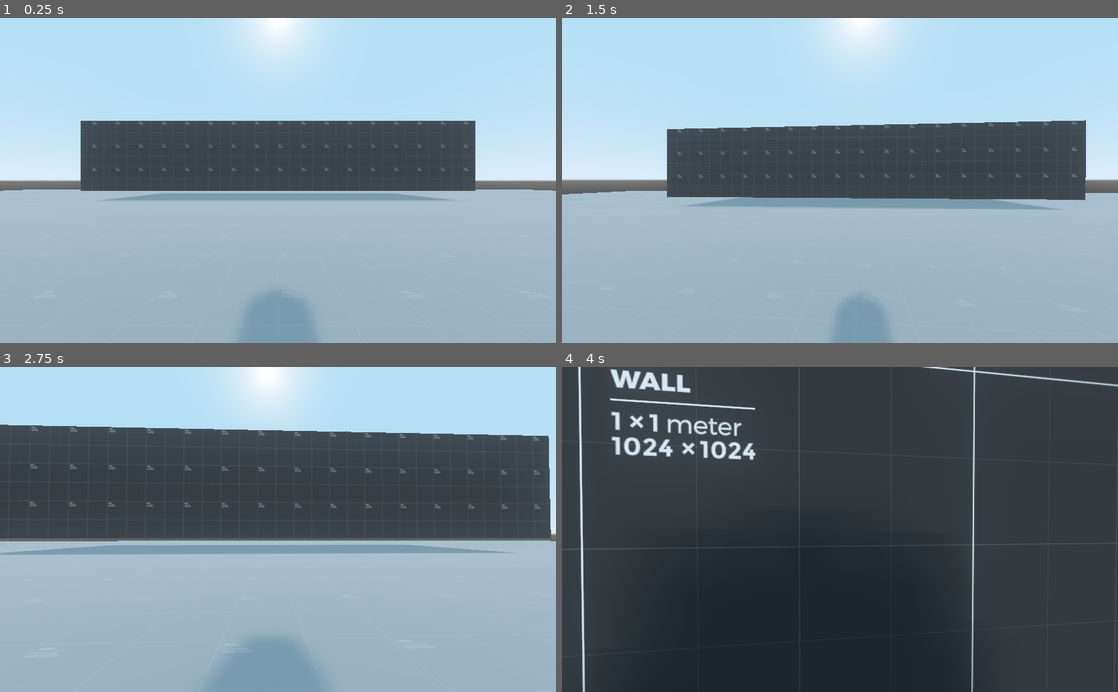
Above: before the commit, frames 1-4 (two rows, left to right).
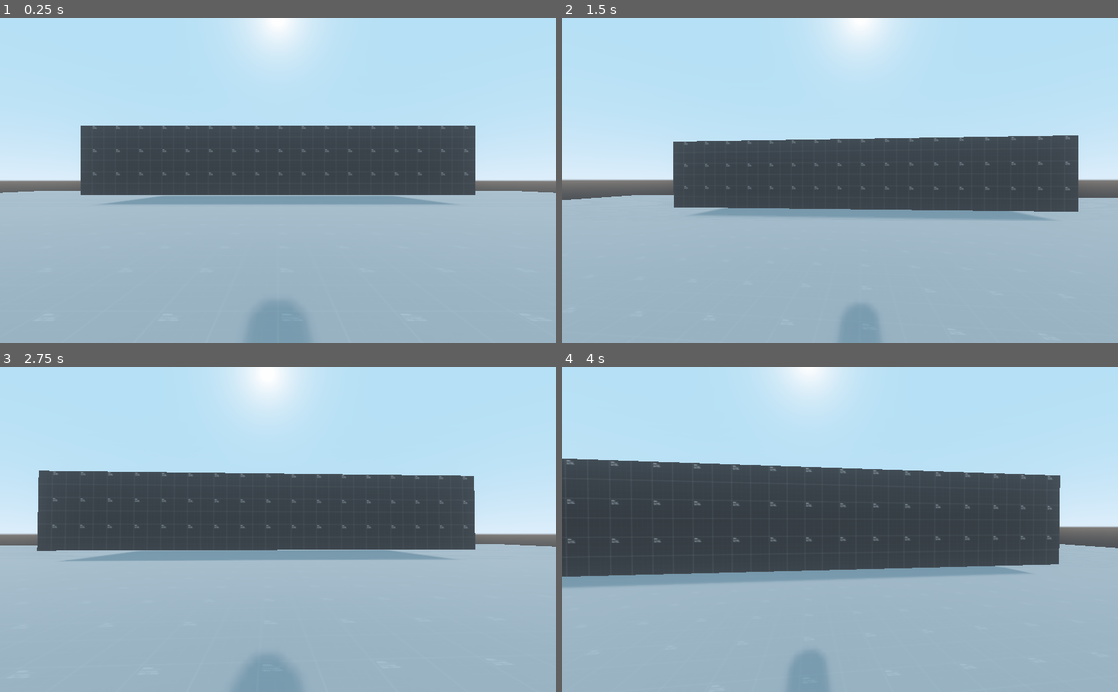
Above: after the commit, the same moments.

Repository: kpfriesen/Action-Character-Controller
Game: Godot game, scene res://Stages/prototype_scene01.tscn
Same seed, same stepped clock (60 frames per second), same inputs: the game is played once before the commit and once after it. The project has no main scene, so this scene is started directly.
Inputs (mouse positions are in pixels of both pictures, inside the frame that each line leads up to):
- Up to frame 1 (0.25 s): no input
- Up to frame 2 (1.5 s): move the mouse to (867, 180) at 0.52 s; hold Shift (crouch) 0.53-1.28 s; hold W (move_forward) from 0.53 s (still down); tap Space (jump) at 0.77 s; move the mouse to (812, 180) at 1.27 s; tap Shift (crouch) at 1.35 s
- Up to frame 3 (2.75 s): keep holding W (move_forward); tap Space (jump) at 1.52 s; tap Enter at 2 s; move the mouse to (289, 523) at 2.02 s; hold Shift (crouch) from 2.03 s (still down)
- Up to frame 4 (4 s): keep holding W (move_forward); move the mouse to (834, 536) at 2.77 s; release Shift (crouch) at 2.78 s; tap Shift (crouch) at 2.85 s; tap Space (jump) at 3.02, 3.77 s; move the mouse to (878, 532) at 3.52 s; hold Shift (crouch) from 3.53 s (still down)

The runs differ from the first frame. In frame 1, 3.4% of the frame differs, in the area x 0-100%, y 31-89%; in frame 2, 8.4%; in frame 3, 23%; in frame 4, 74%, in the area x 0-100%, y 0-100%.

Commit message:
Code Cleanup

Diff:
--- a/Actors/Player.tscn
+++ b/Actors/Player.tscn
@@ -17,16 +17,17 @@
 acceleration_curve = SubResource( 3 )
 
 [node name="CollisionShape" type="CollisionShape" parent="."]
-transform = Transform( 1, 0, 0, 0, -1.62921e-07, -1, 0, 1, -1.62921e-07, 0, 0, 0 )
+transform = Transform( 1, 0, 0, 0, -4.37114e-08, 1, 0, -1, -4.37114e-08, 0, 0, 0 )
 shape = SubResource( 1 )
 
 [node name="display" type="Spatial" parent="."]
 
 [node name="Head" type="Spatial" parent="display"]
+transform = Transform( 1, 0, 0, 0, 1, 0, 0, 0, 1, 0, 1, 0 )
 
 [node name="Camera" type="Camera" parent="display/Head"]
 
 [node name="MeshInstance" type="MeshInstance" parent="display"]
-transform = Transform( 1, 0, 0, 0, -1.62921e-07, -1, 0, 1, -1.62921e-07, 0, -0.883649, 0 )
+transform = Transform( 1, 0, 0, 0, -4.37114e-08, -1, 0, 1, -4.37114e-08, 0, 0, 0 )
 mesh = SubResource( 2 )
 material/0 = null
--- a/Scripts/Player.gd
+++ b/Scripts/Player.gd
@@ -1,13 +1,20 @@
 extends KinematicBody
 
-export var speed: float = 10
+
+
+export var speed_constant: float = 10
+export var acceleration_constant: float = 5
+export var deceleration_constant: float = 10
+
 export var jump_height: float = 6
-export var acceleration: float = 5
-export var deceleration: float = 10
+export var gravity: float = 9.8
 export(Curve) var acceleration_curve
+export(Curve) var slide_curve
 export var mouse_sensitivity: float = .1
 
-
+onready var speed: float = speed_constant
+var acceleration: float = acceleration_constant
+var deceleration: float = deceleration_constant
 var direction: Vector3
 var velocity: Vector3 = Vector3(0,0,0)
 var fall_speed: float = 0
@@ -16,6 +23,7 @@
 
 onready var body = $display
 onready var head = $display/Head
+onready var collider = $CollisionShape
 
 func _ready():
 	Input.set_mouse_mode(Input.MOUSE_MODE_CAPTURED)
@@ -34,6 +42,19 @@
 
 		direction = direction.normalized()
 
+func crouch():
+	if Input.is_action_just_pressed("crouch"):
+		speed = speed_constant / 2
+		acceleration = acceleration_constant / 2
+	if Input.is_action_pressed("crouch"):
+		var speed_offset: float = velocity.length() / speed
+		var deceleration_offset: float = self.slide_curve.interpolate(speed_offset)
+		deceleration = deceleration_constant * deceleration_offset
+	if Input.is_action_just_released("crouch"):
+		speed = speed_constant
+		acceleration = acceleration_constant
+		deceleration = deceleration_constant
+
 func jump():
 	if Input.is_action_just_pressed("jump"):
 		snap = Vector3(0, 0, 0)
@@ -46,7 +67,7 @@
 		fall_speed = velocity.y - 0.01
 		snap = Vector3(0,-1,0)
 	else:
-		fall_speed -= 9.8 * delta
+		fall_speed -= gravity * delta
 
 func movement(delta):
 	var speed_offset: float = velocity.length() / speed
@@ -59,18 +80,19 @@
 
 	velocity.y = fall_speed
 
-	velocity = move_and_slide_with_snap(velocity, snap, Vector3.UP, true)
+	velocity = move_and_slide_with_snap(velocity, snap, Vector3.UP, true, 4, .8)
 	phys_location = global_transform.origin
 
 func frame_interpolation(delta):
 	var phys_frames = ProjectSettings.get_setting("physics/common/physics_fps")
 	var fps = Engine.get_frames_per_second()
 	var offset_amount = velocity * delta
-	var smooth_position = global_transform.origin + offset_amount
+
 
 	if fps > phys_frames:
 		body.set_as_toplevel(true)
 #predictive interpolation (more stutter less input lag)
+		#var smooth_position = global_transform.origin + offset_amount
 		#body.global_transform.origin = body.global_transform.origin.linear_interpolate(smooth_position, Engine.get_physics_interpolation_fraction())
 #lagging interpolation (more input lag less stutter)
 		body.global_transform.origin = body.global_transform.origin.linear_interpolate(phys_location, Engine.get_physics_interpolation_fraction())
@@ -96,6 +118,7 @@
 
 func _physics_process(delta):
 	movement_input()
+	crouch()
 	fall(delta)
 	jump()
 	movement(delta)
--- a/Stages/prototype_scene01.tscn
+++ b/Stages/prototype_scene01.tscn
@@ -1,11 +1,14 @@
-[gd_scene load_steps=7 format=2]
+[gd_scene load_steps=8 format=2]
 
 [ext_resource path="res://Materials/prototype_light.tres" type="Material" id=1]
 [ext_resource path="res://Actors/Player.tscn" type="PackedScene" id=2]
 [ext_resource path="res://Materials/prototype_dark.tres" type="Material" id=3]
 
 [sub_resource type="Curve" id=2]
-_data = [ Vector2( 0, 0.209091 ), 0.0, -0.0689393, 0, 0, Vector2( 0.60989, 0.572727 ), 1.89091, 1.89091, 0, 0, Vector2( 0.868132, 1 ), -0.275757, 0.0, 0, 0 ]
+_data = [ Vector2( 0, 0.209091 ), 0.0, -0.0689393, 0, 0, Vector2( 0.587912, 0.518182 ), 1.89091, 1.89091, 0, 0, Vector2( 0.879121, 1 ), -0.275757, 0.0, 0, 0 ]
+
+[sub_resource type="Curve" id=5]
+_data = [ Vector2( 0.291209, 0.318182 ), 0.0, 0.0, 0, 0, Vector2( 0.351648, 1 ), -0.275758, 0.0, 0, 0, Vector2( 1, 0.209091 ), 0.0, 0.0, 0, 0 ]
 
 [sub_resource type="ProceduralSky" id=3]
 
@@ -20,8 +23,9 @@
 [node name="Spatial" type="Spatial"]
 
 [node name="Player" parent="." instance=ExtResource( 2 )]
-transform = Transform( 1, 0, 0, 0, 1, 0, 0, 0, 1, 0, 3.20032, 0 )
+transform = Transform( 1, 0, 0, 0, 1, 0, 0, 0, 1, 0, 2.20032, 0 )
 acceleration_curve = SubResource( 2 )
+slide_curve = SubResource( 5 )
 
 [node name="CSGCombiner" type="CSGCombiner" parent="."]
 use_in_baked_light = true
